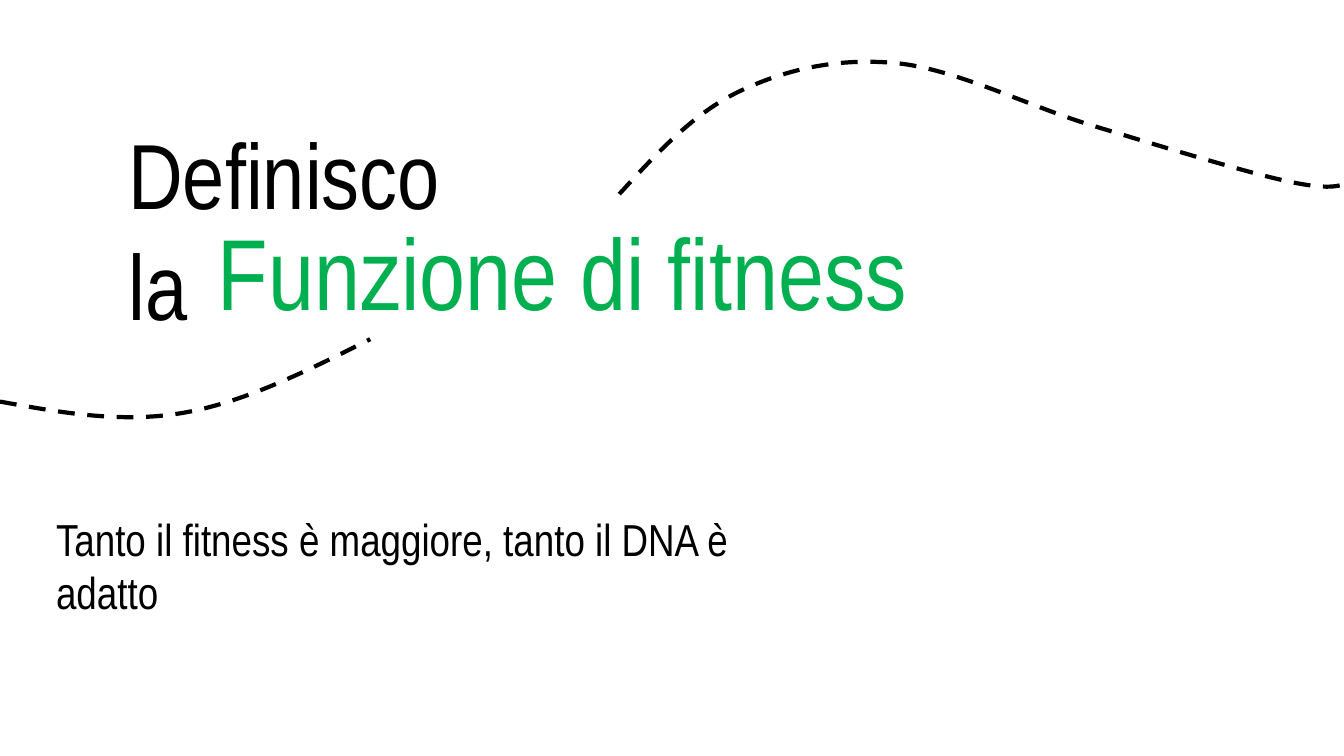
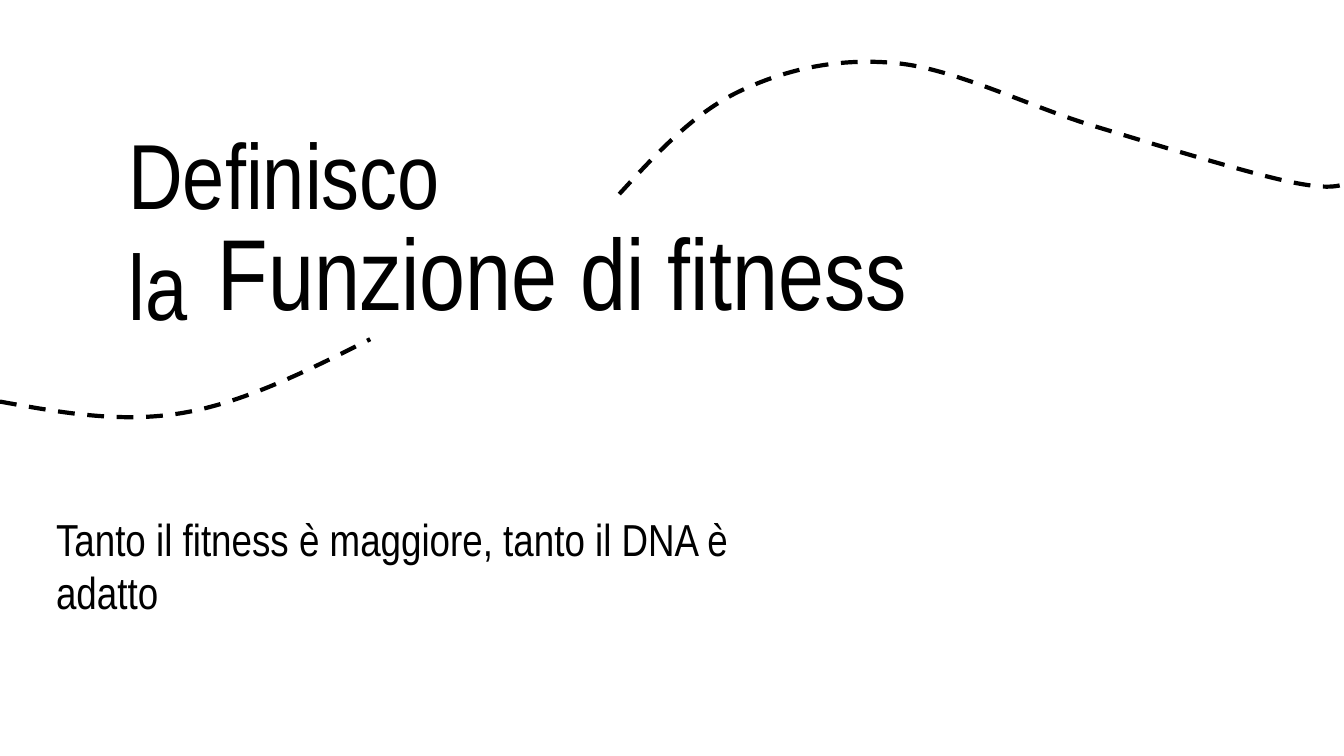
Before and after one commit to Teiolass/tesina, a slide deck: slide 26 of Presentazioni/Algoritmi genetici.pptx (slide 25 before the commit). Drawn at 1344x756 pixels with LibreOffice and Linux fonts; fonts in the diff are those of the drawing. Boxes give left, top, right and bottom in pixels: in the first picture for what was removed or moved away, otherwise in the second. Text is boxed around its words. In the diff, an @@ line names an element or a change of style, - is before the commit and + after.

```diff
--- a/Presentazioni/Algoritmi genetici.pptx
+++ b/Presentazioni/Algoritmi genetici.pptx
@@ text "Funzione di fitness" at box(218, 237, 907, 311): text colour #00B050 to #000000 @@
```
Also in this commit, not shown: 13 other slides changed, 5 slides added, 1 slide removed, 1 other file.
